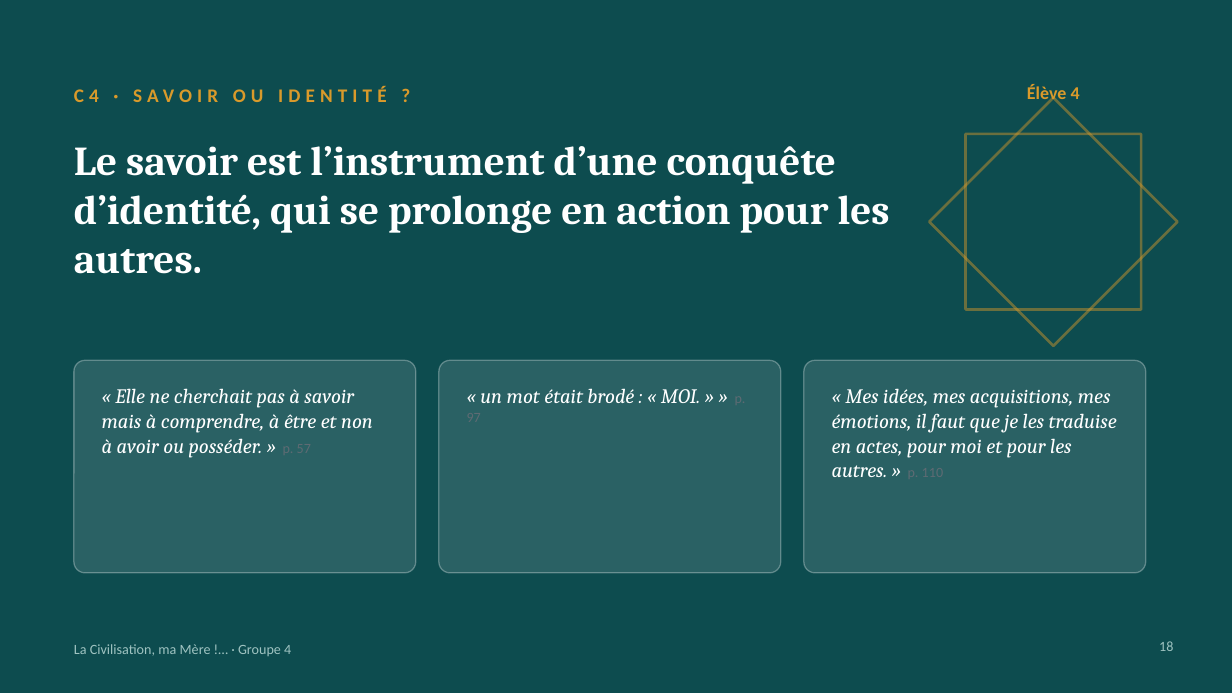
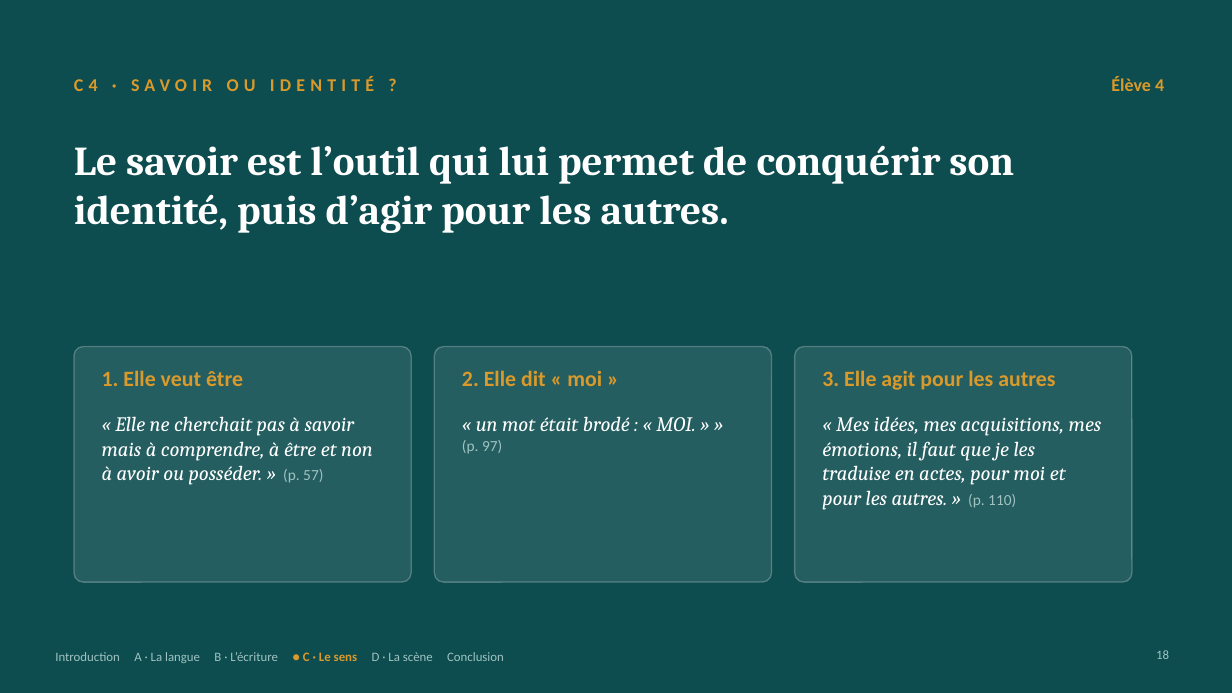
Before and after one commit to Veynoris/Francais-work, a slide deck: slide 18 of output/G4_Presentation.pptx. Drawn at 1232x693 pixels with LibreOffice and Linux fonts; fonts in the diff are those of the drawing. Boxes give left, top, right and bottom in pixels: in the first picture for what was removed or moved away, otherwise in the second. Text is boxed around its words. In the diff, an @@ line names an element or a change of style, - is before the commit and + after.

```diff
--- a/output/G4_Presentation.pptx
+++ b/output/G4_Presentation.pptx
@@ text "C4 · SAVOIR OU IDENTITÉ ..." at (x1=74, y1=77, x2=374, y2=91): size 15 to 14 pt; vertical alignment middle to top @@
@@ text "Élève 4" at (x1=1111, y1=77, x2=1164, y2=91): alignment centre to right; vertical alignment middle to top @@
@@ rectangle removed at (x1=929, y1=98, x2=1178, y2=346) @@
@@ text at (x1=74, y1=145, x2=1014, y2=233): text changed @@
-Le savoir est l’instrument d’une conquête d’identité, qui se prolonge en action pour les autres.
+Le savoir est l’outil qui lui permet de conquérir son identité, puis d’agir pour les autres.
@@ rectangle removed at (x1=966, y1=134, x2=1141, y2=310) @@
@@ rounded rectangle resized from (x1=74, y1=360, x2=416, y2=573) to (x1=74, y1=347, x2=411, y2=582) @@
@@ rounded rectangle resized from (x1=439, y1=360, x2=781, y2=573) to (x1=434, y1=347, x2=772, y2=582) @@
@@ fill #FFFFFF at 12% opacity to #FFFFFF at 10% opacity; proportions changed in 3 elements at (x1=434, y1=347, x2=772, y2=582), (x1=74, y1=347, x2=411, y2=582), (x1=795, y1=347, x2=1132, y2=582) @@
@@ rounded rectangle resized from (x1=804, y1=360, x2=1146, y2=573) to (x1=795, y1=347, x2=1132, y2=582) @@
@@ text added at (x1=102, y1=370, x2=243, y2=386), 17 pt, text #D99A2B, bold @@
+1. Elle veut être
@@ text added at (x1=462, y1=370, x2=602, y2=386), 17 pt, text #D99A2B, bold @@
+2. Elle dit « moi »
@@ text added at (x1=822, y1=370, x2=1055, y2=390), 17 pt, text #D99A2B, bold @@
+3. Elle agit pour les autres
@@ text at (x1=102, y1=416, x2=373, y2=485): text changed @@
-« Elle ne cherchait pas à savoir mais à comprendre, à être et non à avoir ou posséder. » p. 57
+« Elle ne cherchait pas à savoir mais à comprendre, à être et non à avoir ou posséder. » (p. 57)
@@ text at (x1=462, y1=416, x2=695, y2=454): text changed @@
-« un mot était brodé : « MOI. » » p. 97
+« un mot était brodé : « MOI. » » (p. 97)
@@ text at (x1=822, y1=416, x2=1102, y2=510): text changed @@
-« Mes idées, mes acquisitions, mes émotions, il faut que je les traduise en actes, pour moi et pour les autres. » p. 110
+« Mes idées, mes acquisitions, mes émotions, il faut que je les traduise en actes, pour moi et pour les autres. » (p. 110)
@@ text added at (x1=55, y1=652, x2=504, y2=663), 10 pt, text #9FC3C1 @@
+Introduction A · La langue B · L’écriture ● C · Le sens D · La scène Conclusion
@@ text removed at (x1=74, y1=644, x2=291, y2=656) @@
-La Civilisation, ma Mère !… · Groupe 4
@@ page number moved from (x1=1159, y1=641, x2=1173, y2=651) to (x1=1156, y1=650, x2=1169, y2=659) @@
@@ page number at (x1=1156, y1=650, x2=1169, y2=659): size 11 to 10 pt @@
```
Also in this commit, not shown: 22 other slides changed, 2 other files.
